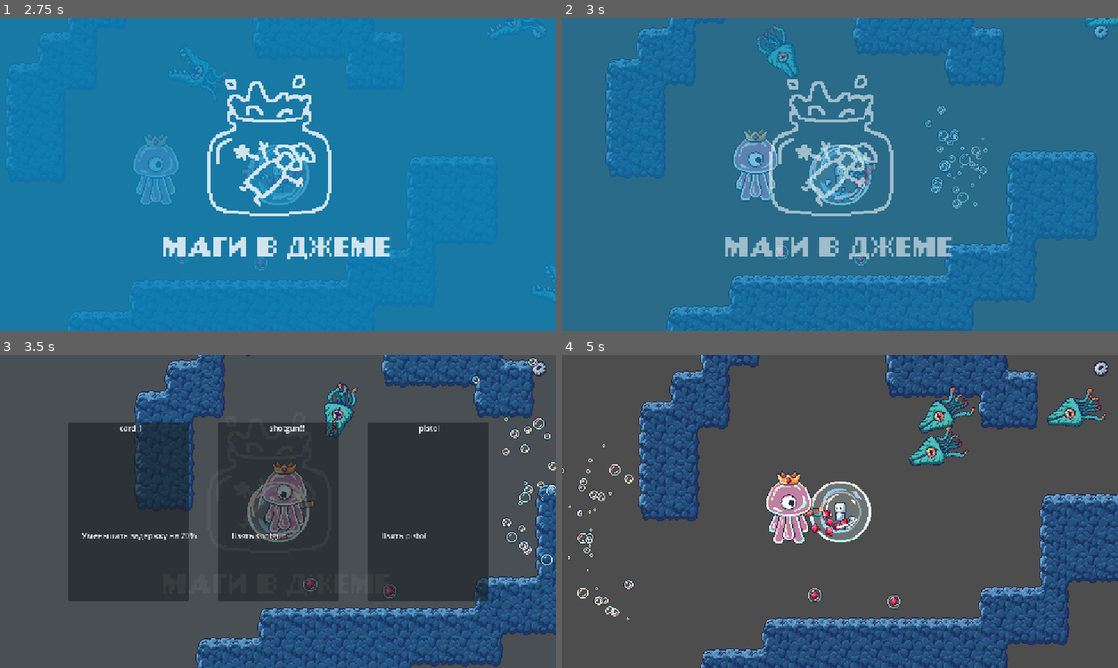
Above: before the commit, frames 1-4 (two rows, left to right).
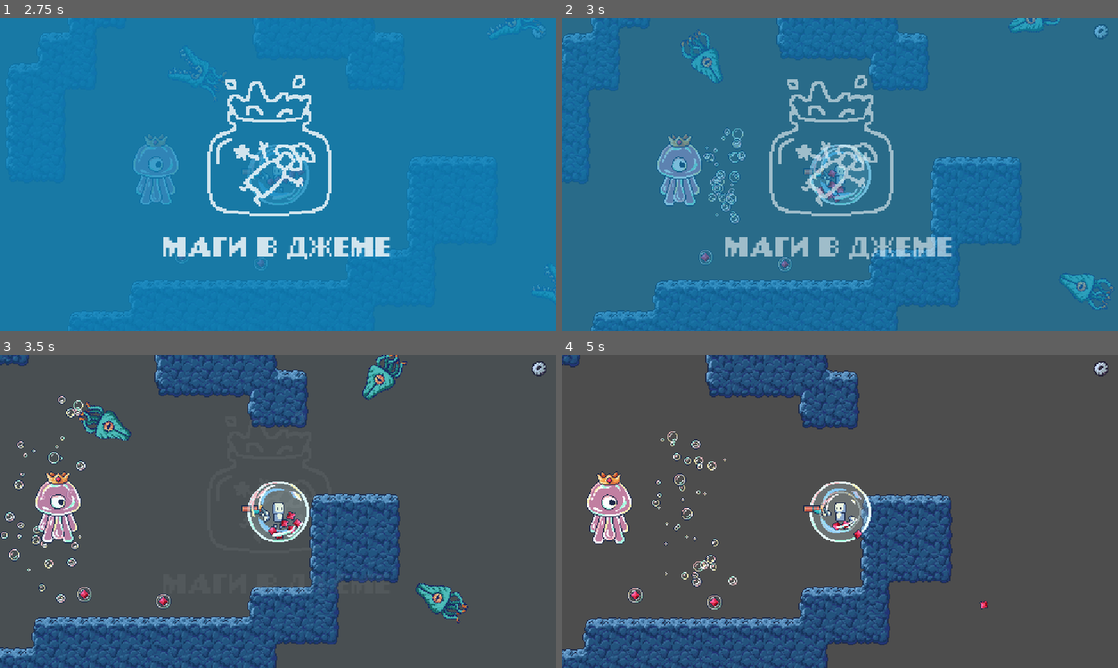
Above: after the commit, the same moments.

Repository: DigitalHelium/bubble
Game: Godot game, scene res://menu/menu.tscn
The game is run twice, just before and just after one commit, with the same random seed, the same clock (stepped at 60 frames per second) and the same inputs.
Inputs (mouse positions are in pixels of both pictures, inside the frame that each line leads up to):
- Up to frame 1 (2.75 s): click "Играть" at 0.5 s; click "Играть" at 1.25 s; click "1" at 2 s
- Up to frame 2 (3 s): move the mouse to (962, 158) at 2.77 s; press the mouse at (962, 158) at 2.78 s
- Up to frame 3 (3.5 s): no input
- Up to frame 4 (5 s): release the mouse at (962, 495) at 3.5 s; click (689, 511) at 3.5 s, where only the run before the commit has a clickable "card 1"; move the mouse to (728, 527) at 4.27 s; click (728, 527) at 4.35 s

Frame 1 is identical in both runs. In frame 2, 16% of the frame differs, in the area x 0-100%, y 0-100%; in frame 3, 67%; in frame 4, 43%.

Commit message:
булевая переменная управления колесиком

Diff:
--- a/guns/base/gun.gd
+++ b/guns/base/gun.gd
@@ -23,6 +23,8 @@
 var direction : Vector2
 var particles_area: Area2D
 var is_firing: bool = false
+
+var is_mouse_wheel: bool = true
 
 func _ready():
 	setup_damage_detection()
@@ -88,17 +90,18 @@
 	return current_dir.rotated(deg_to_rad(angle))
 
 func _process(delta: float) -> void:
-	direction = (get_global_mouse_position() - get_parent().global_position).normalized()
+	if !is_mouse_wheel:
+		direction = (get_global_mouse_position() - get_parent().global_position).normalized()
 	position = direction * radius
 	rotation = direction.angle()
 
 	if particles_area:
 		particles_area.rotation = 0
 
-#func _unhandled_input(event):
-	#if event is InputEventMouseButton:
-		#if event.is_pressed():
-			#if event.button_index == MOUSE_BUTTON_WHEEL_UP:
-				#direction = get_mouse_scroll_direction(direction, 10)
-			#if event.button_index == MOUSE_BUTTON_WHEEL_DOWN:
-				#direction = get_mouse_scroll_direction(direction, -10)
+func _unhandled_input(event):
+	if event is InputEventMouseButton and is_mouse_wheel:
+		if event.is_pressed():
+			if event.button_index == MOUSE_BUTTON_WHEEL_UP:
+				direction = get_mouse_scroll_direction(direction, 10)
+			if event.button_index == MOUSE_BUTTON_WHEEL_DOWN:
+				direction = get_mouse_scroll_direction(direction, -10)
